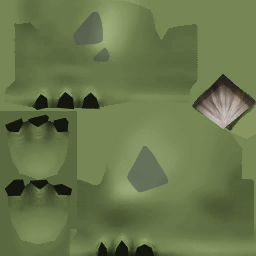
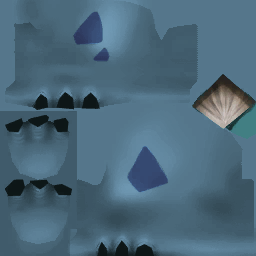
The second 256px x 256px image is a revision of the first. Changes to its layers:
hid group "White" (8 layers) over [0, 0, 256, 256]
hid "10 - VrQMW9i" (1st of 4, in "White") over [73, 11, 168, 193]
hid "FitPokeFushigisou_Foot" (2nd of 5, in "White") over [0, 0, 256, 256]
showed group "Blue" (9 layers) over [0, 0, 256, 256]
hid group "Red" (6 layers) over [0, 0, 256, 256]
hid "10 - VrQMW9i" (4th of 4, in "Red") over [73, 11, 168, 193]
